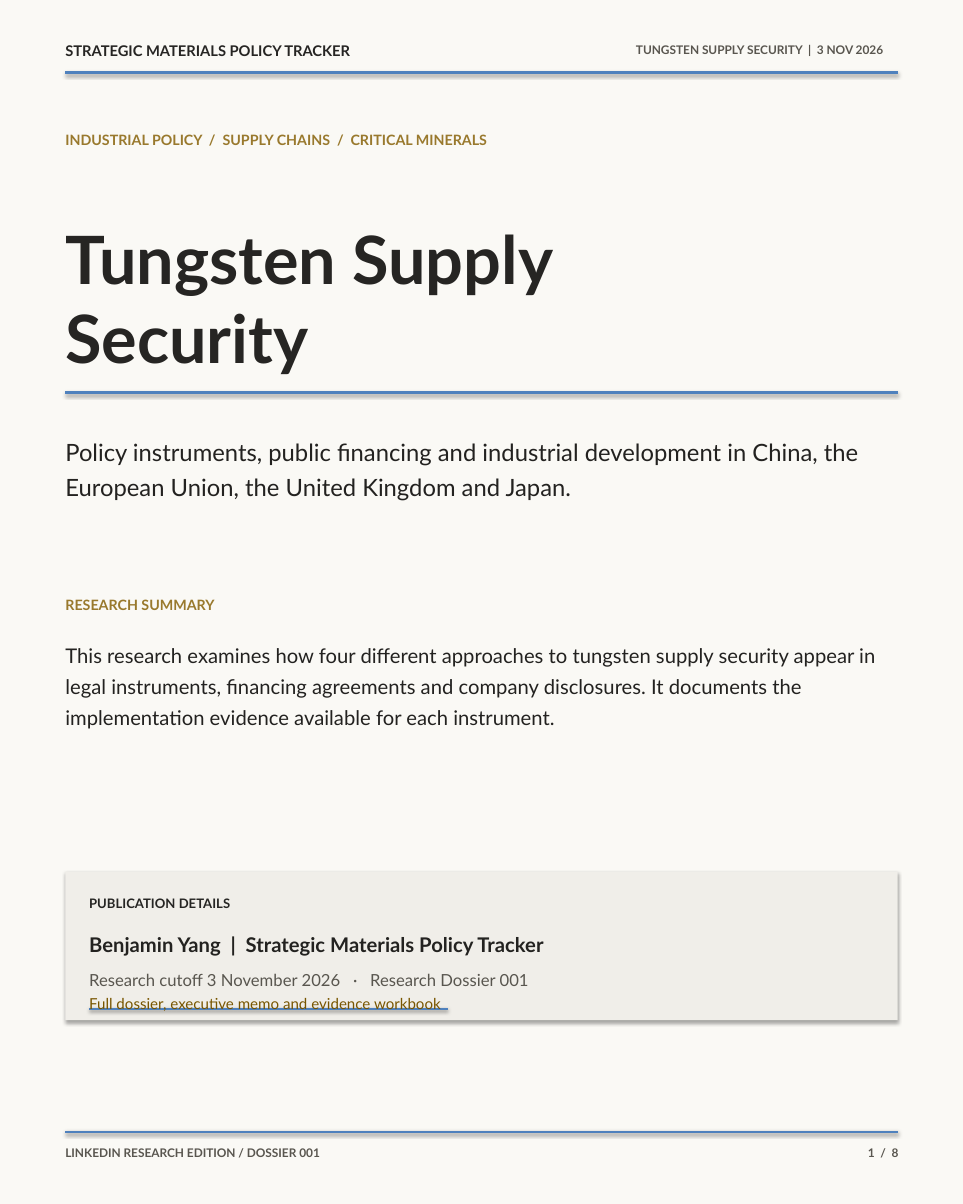
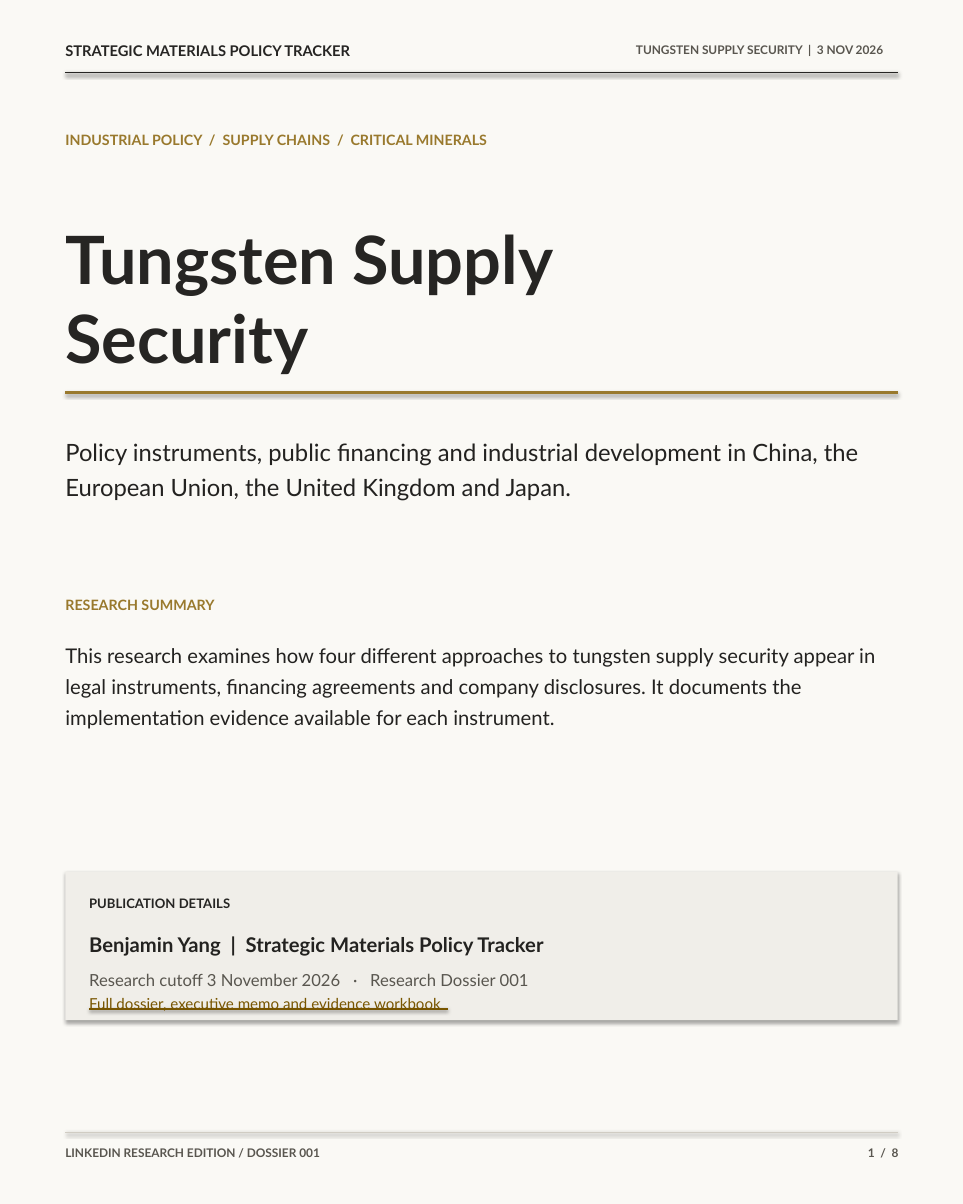
Before and after one commit to VSSpowerlifting/strategic-materials-policy-tracker, a slide deck: slide 1 of research/legacy-archivo-review-20261106/R001_Tungsten_Archivo_candidate.pptx. Drawn at 963x1204 pixels with LibreOffice and Linux fonts; fonts in the diff are those of the drawing. Boxes give left, top, right and bottom in pixels: in the first picture for what was removed or moved away, otherwise in the second. Text is boxed around its words. In the diff, an @@ line names an element or a change of style, - is before the commit and + after.

```diff
--- a/research/legacy-archivo-review-20261106/R001_Tungsten_Archivo_candidate.pptx
+++ b/research/legacy-archivo-review-20261106/R001_Tungsten_Archivo_candidate.pptx
@@ line (65, 73) - (898, 73): stroke #4F81BD 2 pt to #262523 1.6 pt @@
@@ line (65, 392) - (898, 392): stroke #4F81BD 2 pt to #99792D 2 pt @@
@@ line (89, 1008) - (448, 1008): stroke #4F81BD 2 pt to #785500 2 pt @@
@@ line (65, 1132) - (898, 1132): stroke #4F81BD 2 pt to #D0CCC3 0.65 pt @@
```
Also in this commit, not shown: 7 other slides changed, 9 other files.
